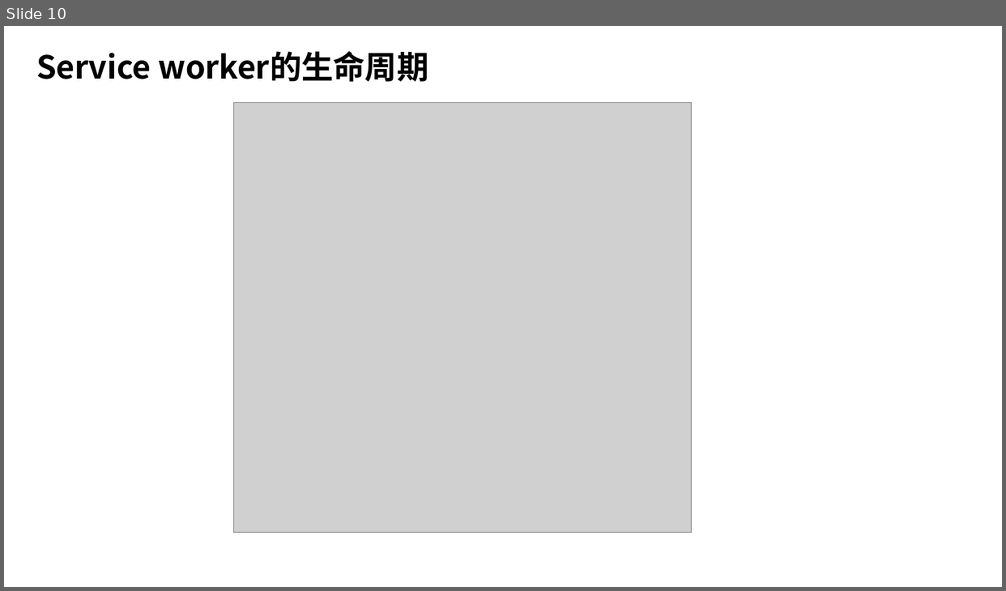
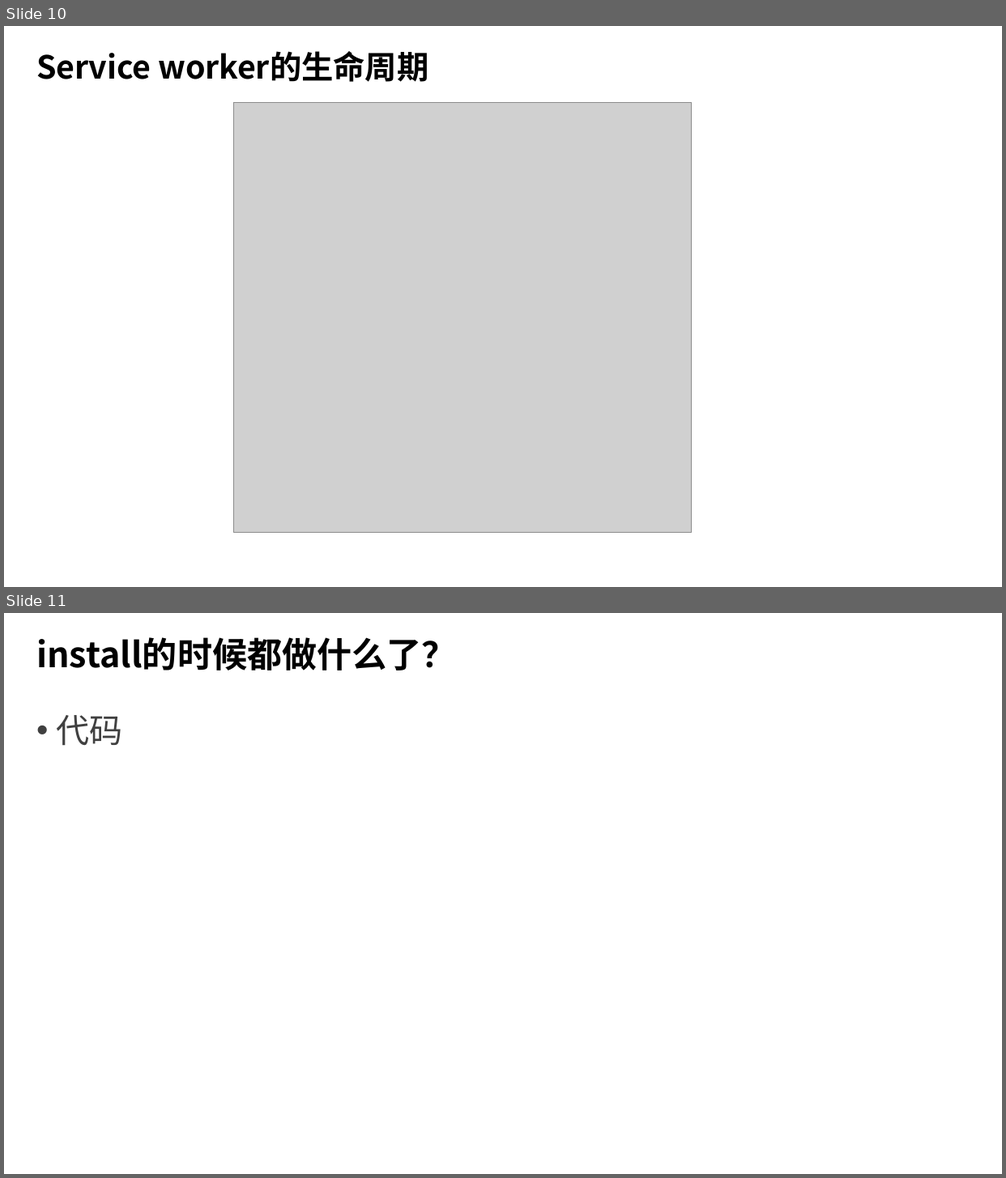
Before and after one commit to Brandy12345/files, a slide deck: PWD技术调研.pptx. Shown one above the other, each under a label of ours: slide 10 before the commit, slides 10 and 11 after it. The pictures are 1006x591 and 1006x1178 pixels, drawn with LibreOffice and Linux fonts; fonts in the diff are those of the drawing; grey boxes stand for pictures; background and template pictures are left out. Boxes give left, top, right and bottom in pixels: in the first picture for what was removed or moved away, otherwise in the second. Text is boxed around its words. In the diff, an @@ line names an element or a change of style, - is before the commit and + after.

```diff
--- a/PWD技术调研.pptx
+++ b/PWD技术调研.pptx
@@ slide 11 added at (x1=4, y1=613, x2=1002, y2=1174), background picture (left out) @@
@@ title added at (x1=36, y1=637, x2=457, y2=671), 25.2 pt, text #000000, bold @@
+install的时候都做什么了？
@@ text added at (x1=57, y1=715, x2=123, y2=745), 24 pt, text #404040 @@
+• 代码
```
Also in this commit, not shown: 3 slides changed, 6 other slides added.
